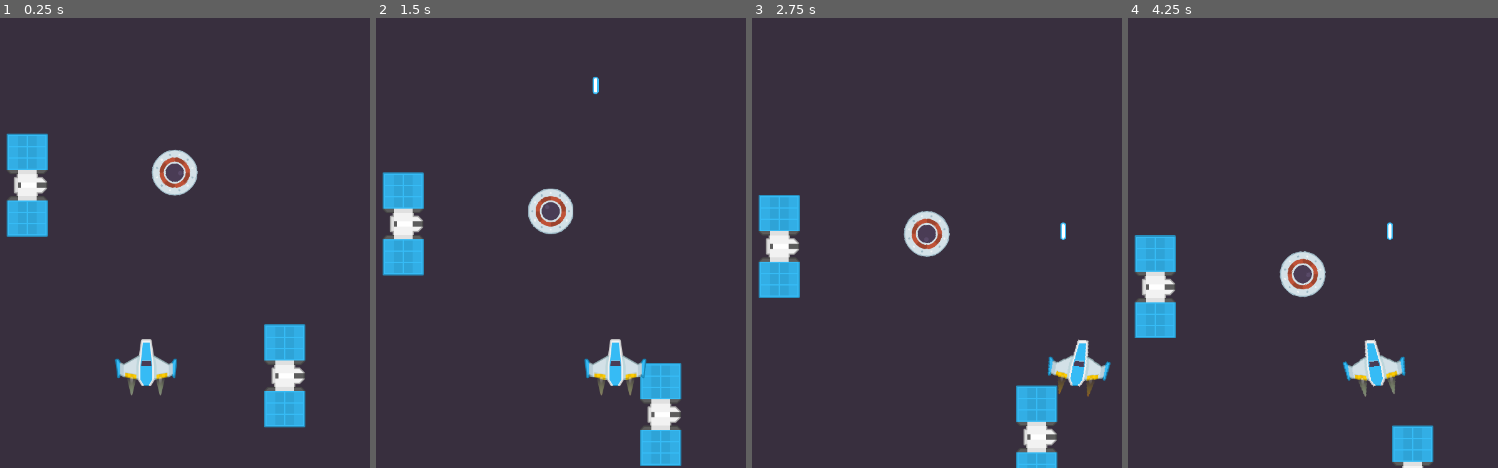
Above: before the commit, frames 1-4 (left to right).
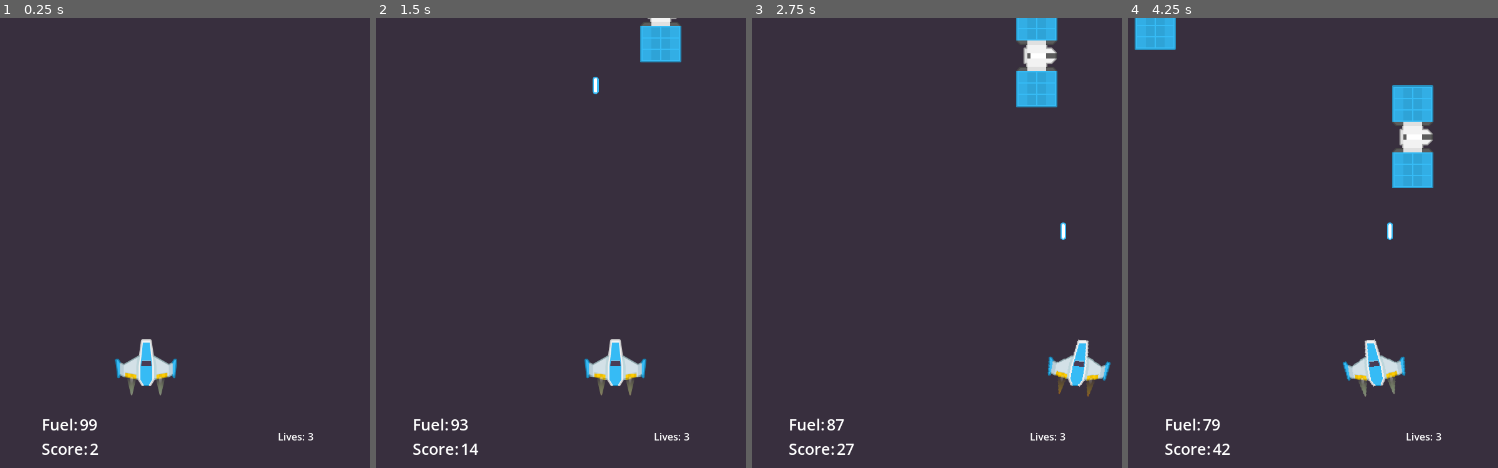
Above: after the commit, the same moments.

Repository: odonnell-brian/20-game-river-raid
Game: Godot game, scene res://Game.tscn
Two runs of this game, one before a commit and one after it. Both use one fixed random seed, a clock stepped at 60 frames per second and the inputs below.
Inputs:
- Up to frame 1 (0.25 s): no input
- Up to frame 2 (1.5 s): tap Enter at 0.5 s; hold D (move_right) 0.53-1.28 s; hold Space (shoot) 0.53-1.28 s; hold S (move_down) from 1.28 s (still down); tap Space (shoot) at 1.35 s
- Up to frame 3 (2.75 s): release S (move_down) at 2.03 s; hold D (move_right) from 2.03 s (still down); hold Space (shoot) from 2.03 s (still down)
- Up to frame 4 (4.25 s): release D (move_right) at 2.78 s; release Space (shoot) at 2.78 s; hold W (move_up) 2.78-3.53 s; tap Space (shoot) at 2.85 s; hold A (move_left) from 3.53 s (still down); hold Space (shoot) from 3.53 s (still down)

The runs differ from the first frame. In frame 1, 6.1% of the frame differs, in the area x 1-85%, y 25-98%; in frame 2, 7.1%; in frame 3, 7.6%; in frame 4, 7.9%, in the area x 1-85%, y 0-100%.

Commit message:
Add basic player info UI

Diff:
--- a/Common/Components/fuel_component.gd
+++ b/Common/Components/fuel_component.gd
@@ -1,17 +1,31 @@
 class_name FuelComponent
 extends Area2D
 
+signal fuel_initialized()
 signal fuel_changed(current_fuel_percent: float)
 
 const MAX_FUEL: float = 100.0
 
 @export var fuel_loss_per_second: float = 5.0
+@export var health_component: HealthComponent
+@export var health_loss_on_fuel_empty: int = 1
 
 var current_fuel: float = MAX_FUEL
 
+func _ready() -> void:
+	Signals.scene_ready.connect(fuel_initialized.emit)
+
 func _process(delta: float) -> void:
 	current_fuel = max(0.0, current_fuel - (fuel_loss_per_second * delta))
+	fuel_changed.emit(current_fuel / MAX_FUEL)
+
+	if current_fuel <= 0.0:
+		handle_empty()
 
 func refuel(amount: float) -> void:
 	current_fuel = minf(MAX_FUEL, current_fuel + amount)
 	fuel_changed.emit(current_fuel / MAX_FUEL)
+
+func handle_empty() -> void:
+	health_component.take_damage(health_loss_on_fuel_empty)
+	current_fuel = MAX_FUEL
--- /dev/null
+++ b/Common/Model/player_data.gd
@@ -0,0 +1,10 @@
+class_name PlayerData
+extends RefCounted
+
+var health: int
+var fuel: float
+
+@warning_ignore("shadowed_variable")
+func _init(health: int, fuel: float) -> void:
+	self.health = health
+	self.fuel = fuel
--- a/Entities/enemy_ufo/enemy_ufo.tscn
+++ b/Entities/enemy_ufo/enemy_ufo.tscn
@@ -78,7 +78,7 @@
 
 [node name="LevelEntityScrollComponent" parent="." node_paths=PackedStringArray("node_to_move", "visibility_notifier") instance=ExtResource("5_vh88p")]
 node_to_move = NodePath("..")
-scroll_velocity = Vector2(0, 50)
+scroll_velocity = Vector2(0, 100)
 screen_exit_behavior = 2
 visibility_notifier = NodePath("VisibleOnScreenNotifier2D")
 
--- a/Entities/fuel/fuel.tscn
+++ b/Entities/fuel/fuel.tscn
@@ -8,6 +8,12 @@
 [ext_resource type="PackedScene" uid="uid://cu0b5uclr3cp1" path="res://Common/Components/score_component.tscn" id="6_jl7h7"]
 
 [sub_resource type="RectangleShape2D" id="RectangleShape2D_1xm7c"]
+size = Vector2(66, 23)
+
+[sub_resource type="RectangleShape2D" id="RectangleShape2D_jl7h7"]
+size = Vector2(66, 23)
+
+[sub_resource type="RectangleShape2D" id="RectangleShape2D_f0xnm"]
 size = Vector2(66, 163)
 
 [node name="Fuel" type="Node2D"]
@@ -21,7 +27,7 @@
 collision_mask = 4
 
 [node name="CollisionShape2D" type="CollisionShape2D" parent="HealthComponent"]
-position = Vector2(0, 0.5)
+position = Vector2(0, 70.5)
 shape = SubResource("RectangleShape2D_1xm7c")
 
 [node name="DamageComponent" parent="." instance=ExtResource("3_1xm7c")]
@@ -29,18 +35,18 @@
 collision_mask = 0
 
 [node name="CollisionShape2D" type="CollisionShape2D" parent="DamageComponent"]
-position = Vector2(0, 0.5)
-shape = SubResource("RectangleShape2D_1xm7c")
+position = Vector2(0, 70.5)
+shape = SubResource("RectangleShape2D_jl7h7")
 
 [node name="FuelProviderComponent" parent="." instance=ExtResource("4_veaxk")]
 
 [node name="CollisionShape2D" type="CollisionShape2D" parent="FuelProviderComponent"]
 position = Vector2(0, 0.5)
-shape = SubResource("RectangleShape2D_1xm7c")
+shape = SubResource("RectangleShape2D_f0xnm")
 
 [node name="LevelEntityScrollComponent" parent="." node_paths=PackedStringArray("node_to_move", "visibility_notifier") instance=ExtResource("5_ojt5p")]
 node_to_move = NodePath("..")
-scroll_velocity = Vector2(0, 50)
+scroll_velocity = Vector2(0, 100)
 screen_exit_behavior = 2
 visibility_notifier = NodePath("VisibleOnScreenNotifier2D")
 
--- a/Entities/laser/laser_explode.tscn
+++ b/Entities/laser/laser_explode.tscn
@@ -1,6 +1,7 @@
-[gd_scene load_steps=5 format=3 uid="uid://c25h3vsn263kc"]
+[gd_scene load_steps=6 format=3 uid="uid://c25h3vsn263kc"]
 
 [ext_resource type="Texture2D" uid="uid://cd7ctrutmtc27" path="res://Entities/laser/assets/laserBlue08.png" id="1_iepu7"]
+[ext_resource type="PackedScene" uid="uid://db3twsdalc7ft" path="res://Common/Components/level_entity_scroll_component.tscn" id="2_w60ej"]
 
 [sub_resource type="Animation" id="Animation_w60ej"]
 resource_name = "fade"
@@ -87,3 +88,11 @@
 &"": SubResource("AnimationLibrary_ryejm")
 }
 autoplay = "fade"
+
+[node name="LevelEntityScrollComponent" parent="." node_paths=PackedStringArray("node_to_move") instance=ExtResource("2_w60ej")]
+node_to_move = NodePath("..")
+scroll_velocity = Vector2(0, 100)
+
+[node name="VisibleOnScreenNotifier2D" type="VisibleOnScreenNotifier2D" parent="LevelEntityScrollComponent"]
+position = Vector2(0, -0.999998)
+scale = Vector2(1, 3.2)
--- a/Entities/player/player.gd
+++ b/Entities/player/player.gd
@@ -6,12 +6,17 @@
 @export var movement_component: MovementComponent
 @export var acceleration_component: AccelerationComponent
 @export var health_component: HealthComponent
+@export var fuel_component: FuelComponent
 
 @onready var hit_animation_player: AnimationPlayer = $HitAnimations
 
 func _ready() -> void:
 	health_component.health_changed.connect(on_health_changed)
 	health_component.health_depleted.connect(on_health_depleted)
+	fuel_component.fuel_changed.connect(Signals.player_fuel_changed.emit)
+
+	var player_data: PlayerData = PlayerData.new(health_component.current_health, fuel_component.current_fuel)
+	Signals.scene_ready.connect(Signals.player_initialized.emit.bind(player_data))
 
 func _physics_process(delta: float) -> void:
 	animation_component.update_animation()
@@ -27,6 +32,8 @@
 	hit_animation_player.play("blink")
 	Signals.player_health_changed.emit(current_health)
 
-func on_health_depleted(current_health: int) -> void:
-	print("current health %d" % current_health)
+func on_health_depleted() -> void:
 	Signals.player_destroyed.emit()
+
+func on_fuel_changed(fuel_percent: float) -> void:
+	print(fuel_percent)
--- a/Entities/player/player.tscn
+++ b/Entities/player/player.tscn
@@ -144,13 +144,14 @@
 [sub_resource type="RectangleShape2D" id="RectangleShape2D_5udp2"]
 size = Vector2(20, 57)
 
-[node name="Player" type="CharacterBody2D" node_paths=PackedStringArray("animation_component", "movement_component", "acceleration_component", "health_component")]
+[node name="Player" type="CharacterBody2D" node_paths=PackedStringArray("animation_component", "movement_component", "acceleration_component", "health_component", "fuel_component")]
 z_index = 1
 script = ExtResource("1_m0gmf")
 animation_component = NodePath("AnimationComponent")
 movement_component = NodePath("MovementComponent")
 acceleration_component = NodePath("AccelerationComponent")
 health_component = NodePath("HealthComponent")
+fuel_component = NodePath("FuelComponent")
 
 [node name="AnimationPlayer" type="AnimationPlayer" parent="."]
 libraries = {
@@ -221,7 +222,8 @@
 [node name="CollisionPolygon2D" type="CollisionPolygon2D" parent="DamageComponent"]
 polygon = PackedVector2Array(-9, -38, 10, -38, 15, -14, 51, -7, 48, 25, 9, 39, -8, 39, -48, 27, -51, -8, -14, -14)
 
-[node name="FuelComponent" parent="." instance=ExtResource("12_v3hes")]
+[node name="FuelComponent" parent="." node_paths=PackedStringArray("health_component") instance=ExtResource("12_v3hes")]
+health_component = NodePath("../HealthComponent")
 
 [node name="CollisionShape2D" type="CollisionShape2D" parent="FuelComponent"]
 position = Vector2(0, 3.5)
--- a/Game.tscn
+++ b/Game.tscn
@@ -1,9 +1,10 @@
-[gd_scene load_steps=5 format=3 uid="uid://b0rtn4o22pc7i"]
+[gd_scene load_steps=6 format=3 uid="uid://b0rtn4o22pc7i"]
 
 [ext_resource type="Script" uid="uid://nsdlyiugsxxm" path="res://game.gd" id="1_r0x5m"]
 [ext_resource type="PackedScene" uid="uid://1eag3rdh1g7n" path="res://Entities/player/player.tscn" id="1_wbfu4"]
 [ext_resource type="PackedScene" uid="uid://ca781ity51gru" path="res://Entities/enemy_ufo/enemy_ufo.tscn" id="2_xkndl"]
 [ext_resource type="PackedScene" uid="uid://bde0q4c77473h" path="res://Entities/fuel/fuel.tscn" id="3_u44n3"]
+[ext_resource type="PackedScene" uid="uid://b6b7fotmpygi8" path="res://UI/player_info.tscn" id="5_t88pq"]
 
 [node name="Game" type="Node2D"]
 script = ExtResource("1_r0x5m")
@@ -25,10 +26,32 @@
 position = Vector2(640, 552)
 
 [node name="EnemyUfo" parent="." instance=ExtResource("2_xkndl")]
-position = Vector2(686, 235)
+position = Vector2(676, -453)
 
 [node name="Fuel" parent="." instance=ExtResource("3_u44n3")]
-position = Vector2(862, 560)
+position = Vector2(862, -160)
 
 [node name="Fuel2" parent="." instance=ExtResource("3_u44n3")]
-position = Vector2(450, 255)
+position = Vector2(450, -381)
+
+[node name="Control" type="Control" parent="."]
+z_index = 100
+layout_mode = 3
+anchors_preset = 15
+anchor_right = 1.0
+anchor_bottom = 1.0
+offset_right = 1280.0
+offset_bottom = 720.0
+grow_horizontal = 2
+grow_vertical = 2
+
+[node name="PlayerInfo" parent="Control" instance=ExtResource("5_t88pq")]
+layout_mode = 1
+anchors_preset = 7
+anchor_top = 1.0
+anchor_bottom = 1.0
+offset_left = -360.0
+offset_top = -100.0
+offset_right = 360.0
+offset_bottom = 0.0
+grow_vertical = 0
--- a/Globals/global_signals.gd
+++ b/Globals/global_signals.gd
@@ -1,5 +1,11 @@
 class_name GlobalSignals
 extends Node
+
+@warning_ignore("unused_signal")
+signal scene_ready()
+
+@warning_ignore("unused_signal")
+signal player_initialized()
 
 @warning_ignore("unused_signal")
 signal player_vertical_acceleration_changed(acceleration_percent: float)
@@ -11,4 +17,10 @@
 signal player_destroyed()
 
 @warning_ignore("unused_signal")
+signal player_fuel_changed(fuel_percent: float)
+
+@warning_ignore("unused_signal")
 signal score_earned(amount: int)
+
+@warning_ignore("unused_signal")
+signal score_changed(current_score: float)
--- /dev/null
+++ b/UI/player_info.tscn
@@ -0,0 +1,80 @@
+[gd_scene load_steps=2 format=3 uid="uid://b6b7fotmpygi8"]
+
+[ext_resource type="Script" uid="uid://dglcxnipq01pj" path="res://UI/player_info_ui_controller.gd" id="1_8c8kf"]
+
+[node name="PlayerInfo" type="Control"]
+custom_minimum_size = Vector2(720, 100)
+layout_mode = 3
+anchors_preset = 8
+anchor_left = 0.5
+anchor_top = 0.5
+anchor_right = 0.5
+anchor_bottom = 0.5
+offset_left = -640.0
+offset_top = -360.0
+offset_right = 80.0
+offset_bottom = -260.0
+grow_horizontal = 2
+grow_vertical = 2
+script = ExtResource("1_8c8kf")
+
+[node name="HBoxContainer" type="HBoxContainer" parent="."]
+layout_mode = 1
+anchors_preset = 15
+anchor_right = 1.0
+anchor_bottom = 1.0
+grow_horizontal = 2
+grow_vertical = 2
+alignment = 1
+
+[node name="VBoxContainer" type="VBoxContainer" parent="HBoxContainer"]
+layout_mode = 2
+size_flags_horizontal = 6
+size_flags_stretch_ratio = 2.0
+alignment = 1
+
+[node name="Fuel" type="HBoxContainer" parent="HBoxContainer/VBoxContainer"]
+layout_mode = 2
+size_flags_vertical = 4
+
+[node name="Label" type="Label" parent="HBoxContainer/VBoxContainer/Fuel"]
+layout_mode = 2
+size_flags_vertical = 1
+theme_override_font_sizes/font_size = 25
+text = "Fuel:"
+
+[node name="Value" type="Label" parent="HBoxContainer/VBoxContainer/Fuel"]
+layout_mode = 2
+size_flags_vertical = 1
+theme_override_font_sizes/font_size = 25
+text = "100"
+
+[node name="Score" type="HBoxContainer" parent="HBoxContainer/VBoxContainer"]
+layout_mode = 2
+size_flags_vertical = 4
+
+[node name="Label" type="Label" parent="HBoxContainer/VBoxContainer/Score"]
+layout_mode = 2
+size_flags_vertical = 1
+theme_override_font_sizes/font_size = 25
+text = "Score:"
+
+[node name="Value" type="Label" parent="HBoxContainer/VBoxContainer/Score"]
+layout_mode = 2
+size_flags_vertical = 1
+theme_override_font_sizes/font_size = 25
+text = "0"
+
+[node name="Lives" type="HBoxContainer" parent="HBoxContainer"]
+layout_mode = 2
+size_flags_horizontal = 6
+size_flags_vertical = 4
+
+[node name="Label" type="Label" parent="HBoxContainer/Lives"]
+layout_mode = 2
+size_flags_vertical = 1
+text = "Lives:"
+
+[node name="Value" type="Label" parent="HBoxContainer/Lives"]
+layout_mode = 2
+text = "3"
--- /dev/null
+++ b/UI/player_info_ui_controller.gd
@@ -0,0 +1,24 @@
+extends Control
+
+@onready var fuel_value_label: Label = $HBoxContainer/VBoxContainer/Fuel/Value
+@onready var score_value_label: Label = $HBoxContainer/VBoxContainer/Score/Value
+@onready var lives_label: Label = $HBoxContainer/Lives/Value
+
+func _ready() -> void:
+	Signals.player_initialized.connect(init_ui)
+	Signals.player_health_changed.connect(on_player_health_changed)
+	Signals.player_fuel_changed.connect(on_player_fuel_changed)
+	Signals.score_changed.connect(on_score_changed)
+
+func init_ui(player_data: PlayerData) -> void:
+	print("Health: %d" % player_data.health)
+	print("Fuel: %d" % player_data.fuel)
+
+func on_player_health_changed(current_health: int) -> void:
+	lives_label.text = str(current_health)
+
+func on_player_fuel_changed(fuel_percent: float) -> void:
+	fuel_value_label.text = str(ceili(fuel_percent * 100))
+
+func on_score_changed(current_score: int) -> void:
+	score_value_label.text = str(current_score)
--- a/game.gd
+++ b/game.gd
@@ -6,10 +6,11 @@
 
 func _ready() -> void:
 	Signals.score_earned.connect(on_score_earned)
+	Signals.scene_ready.emit()
 
 func _process(delta: float) -> void:
-	score += score_per_second * delta
+	on_score_earned(score_per_second * delta)
 
-func on_score_earned(amount: int) -> void:
+func on_score_earned(amount: float) -> void:
 	score += amount
-	print("Current score: %d" % score)
+	Signals.score_changed.emit(score)
Not shown, added: Common/Model/player_data.gd.uid
Not shown: 1 places in Entities/fuel/fuel.tscn that only renumber resources
Not shown, added: UI/player_info_ui_controller.gd.uid
